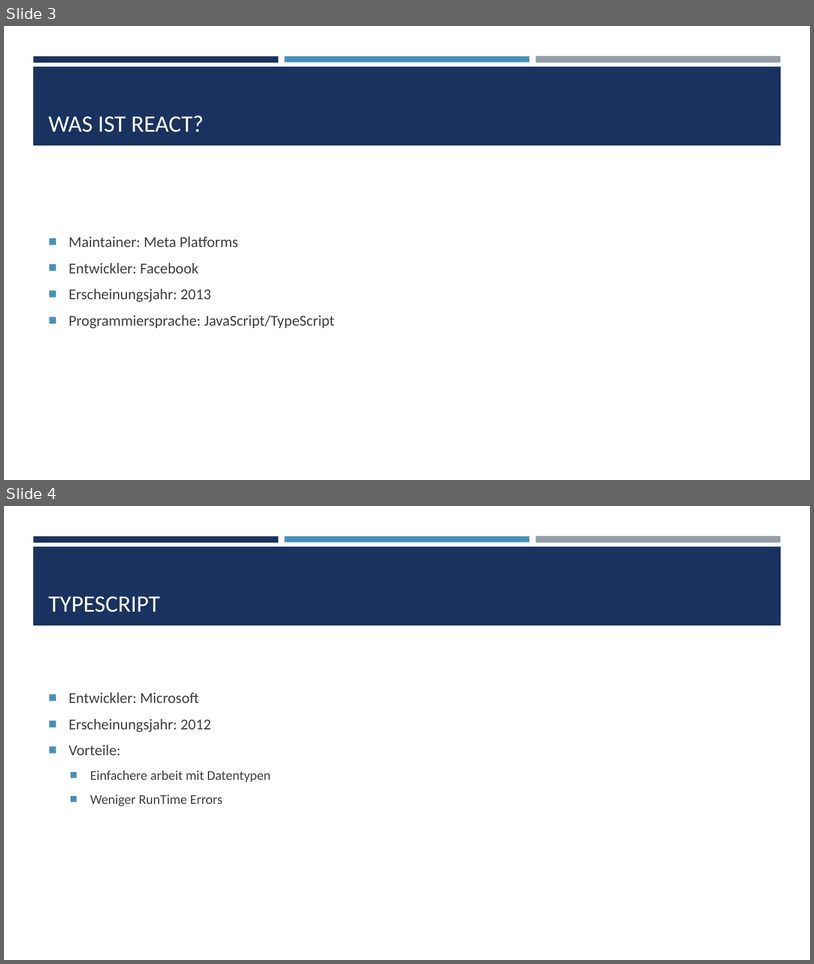
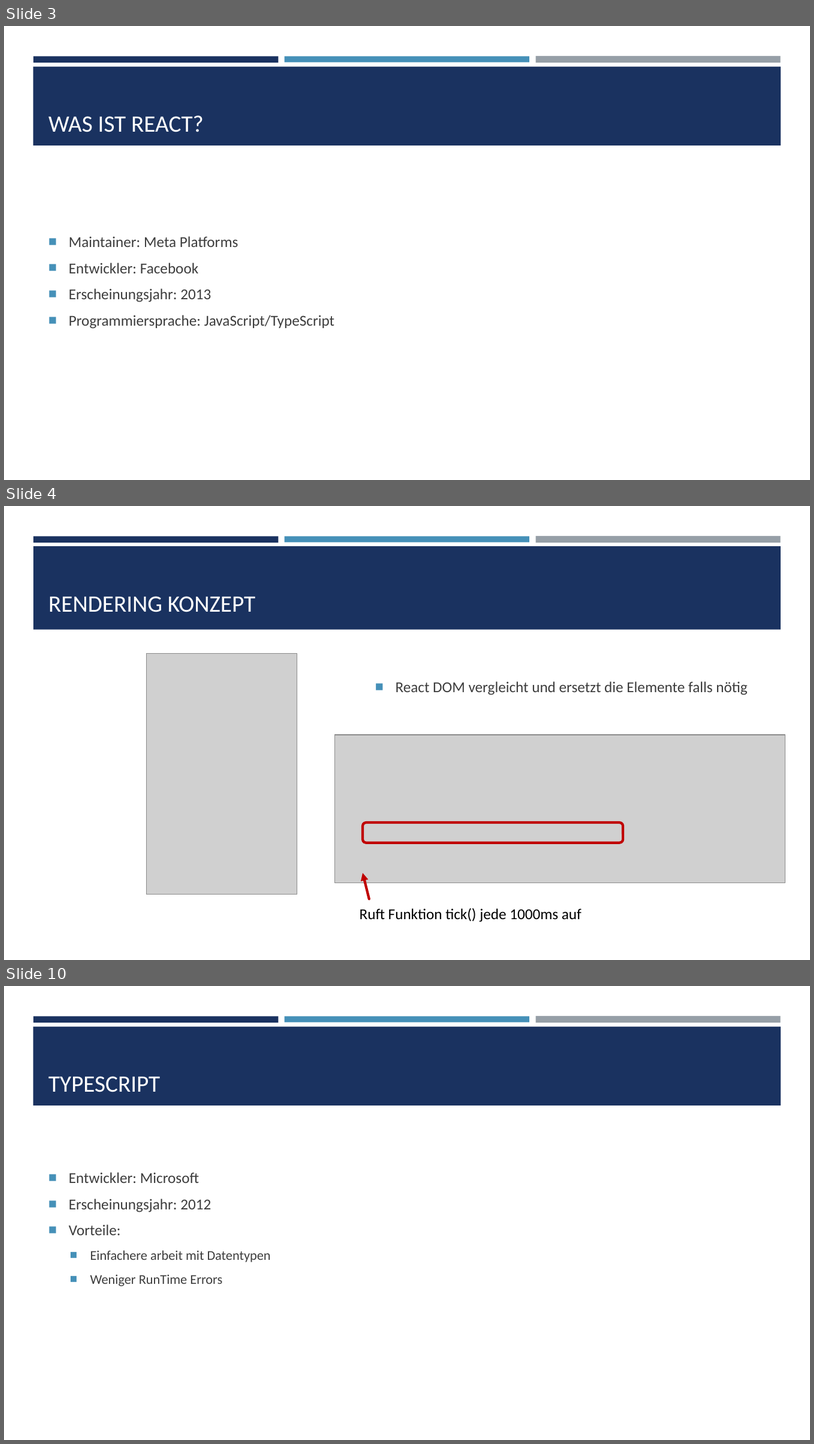
Before and after one commit to Stjeopka/NFT-Shop, a slide deck: NFT-Shop.pptx. Shown one above the other, each under a label of ours: slides 3 and 4 before the commit, slides 3, 4 and 10 after it; the slides between them are not shown. The pictures are 814x964 and 814x1444 pixels, drawn with LibreOffice and Linux fonts; fonts in the diff are those of the drawing; grey boxes stand for pictures. Boxes give left, top, right and bottom in pixels: in the first picture for what was removed or moved away, otherwise in the second. Text is boxed around its words. In the diff, an @@ line names an element or a change of style, - is before the commit and + after.

Commit message:
Added React Documentation

```diff
--- a/NFT-Shop.pptx
+++ b/NFT-Shop.pptx
@@ slide 4 added at bbox=[4, 506, 810, 960], background #FFFFFF; not listed: 3 template elements that a slide beside it also shows @@
@@ rectangle added at bbox=[33, 546, 782, 630], fill #1A3260 @@
@@ title added at bbox=[48, 596, 255, 612], 28 pt, text #FFFFFF @@
+RENDERING KONZEPT
@@ picture added at bbox=[146, 654, 297, 894] @@
@@ text added at bbox=[396, 681, 747, 695], 18 pt, text #3D3D3D @@
+■ React DOM vergleicht und ersetzt die Elemente falls nötig
@@ picture added at bbox=[336, 735, 786, 883] @@
@@ rounded rectangle added at bbox=[363, 822, 623, 843], outline #C00000 3 pt @@
@@ arrow added from (369, 898) to (363, 873), #C00000 3 pt @@
@@ text added at bbox=[360, 907, 582, 922], 18 pt, text #000000 @@
+Ruft Funktion tick() jede 1000ms auf
@@ what was slide 4 is now slide 10 @@
```
Also in this commit, not shown: 5 other slides added.
